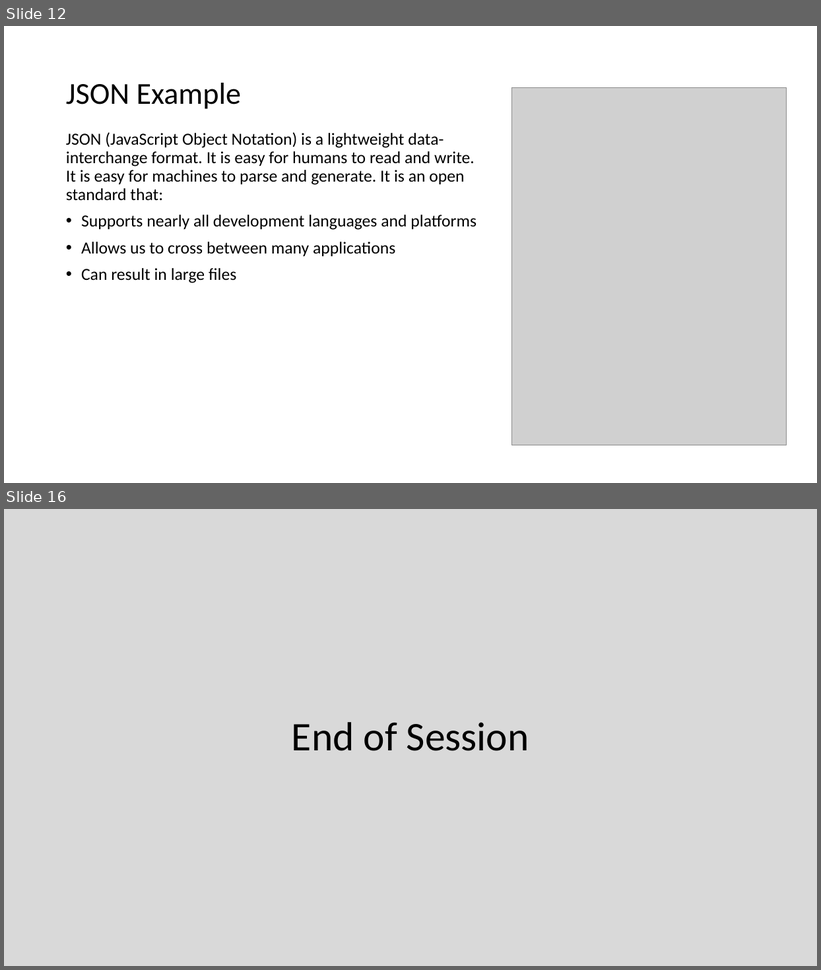
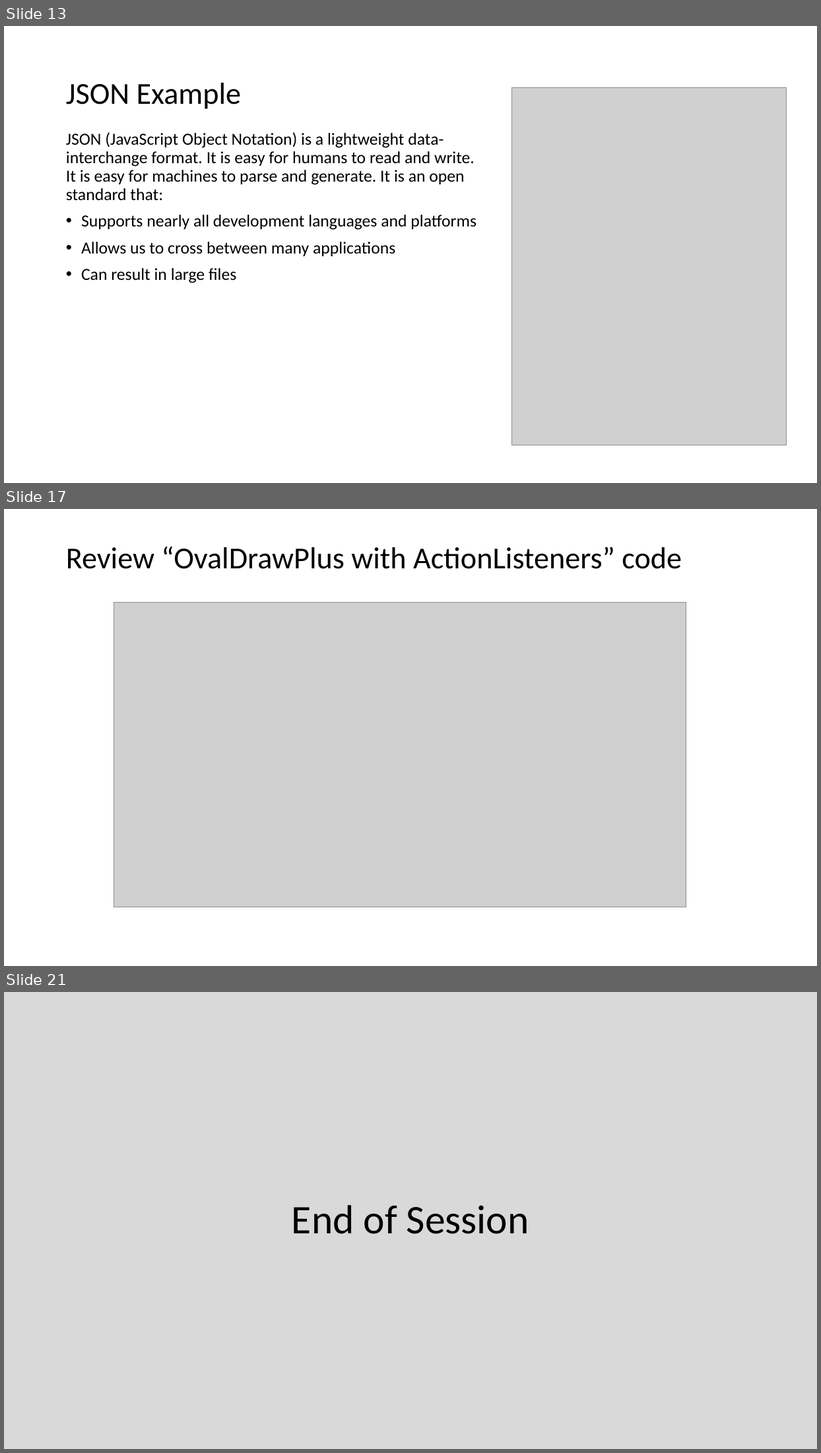
Before and after one commit to jamesbaptiste1/cpsc-24500-2019-01-spring-lt1, a slide deck: lecture-presentations/sprint-4.pptx. Shown one above the other, each under a label of ours: slides 12 and 16 before the commit, slides 13, 17 and 21 after it; the slides between them are not shown. The pictures are 821x970 and 821x1453 pixels, drawn with LibreOffice and Linux fonts; fonts in the diff are those of the drawing; grey boxes stand for pictures. Boxes give left, top, right and bottom in pixels: in the first picture for what was removed or moved away, otherwise in the second. Text is boxed around its words. In the diff, an @@ line names an element or a change of style, - is before the commit and + after.

```diff
--- a/lecture-presentations/sprint-4.pptx
+++ b/lecture-presentations/sprint-4.pptx
@@ slide 17 added at [4, 509, 817, 966], background #FFFFFF @@
@@ title added at [66, 547, 682, 569], 36 pt, text #000000 @@
+Review “OvalDrawPlus with ActionListeners” code
@@ picture added at [114, 602, 686, 908] @@
@@ what was slide 12 is now slide 13 @@
@@ what was slide 16 is now slide 21 @@
```
Also in this commit, not shown: 5 slides changed, 5 other slides added, 1 slide removed.
